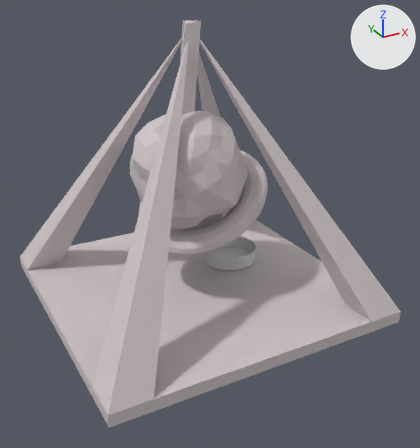
Before and after pictures for a commit that changed the OBJ model JamesModel_Re-Exported/mounted shrink ray.obj.
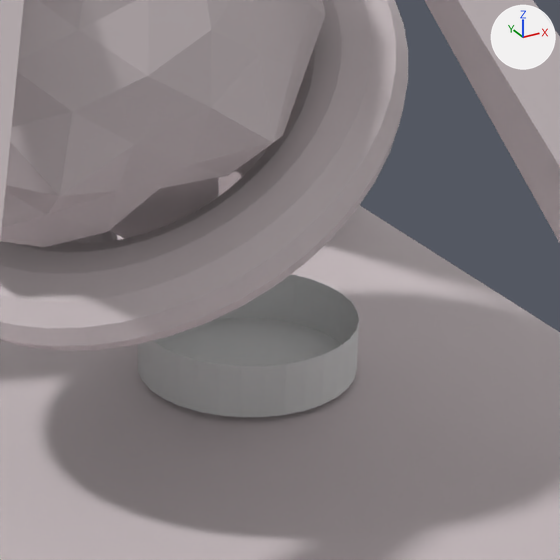
Each version is shown whole from a camera (50 mm lens) standing at (-4.41, -8.66, 5.4) and looking at (-0.19, -0.99, 1.57), then close up on the part from 41% to 72% of the width and 38% to 68% of the height. The lights are fixed; the arrows at upper right show +X, +Y and +Z. Where no turn or scale is listed for an object, it has been applied to the vertices.

The older version as bpy lines, for what is in view:
```python
me_circle = bpy.data.meshes.new('Circle')
me_circle.from_pydata(...)  # 64 vertices, 94 faces; spans x 0.236..1.237, y -0.579..0.423, z 0.308..0.559
me_circle.materials.append(mat_material_002)  # light grey #d1d1d1
me_cube_001 = bpy.data.meshes.new('Cube.001')
me_cube_001.from_pydata(...)  # 2533 vertices, 5036 faces; spans x -2.77..2.23, y -3.04..1.96, z 0.08..4.69
me_cube_001.materials.append(mat_material_001)  # its picture is missing
ob_circle = bpy.data.objects.new('Circle', me_circle)
ob_circle.location = (0.0, 0.0, 0.0)
ob_cube_001 = bpy.data.objects.new('Cube.001', me_cube_001)
ob_cube_001.location = (0.0, 0.0, 0.0)
```
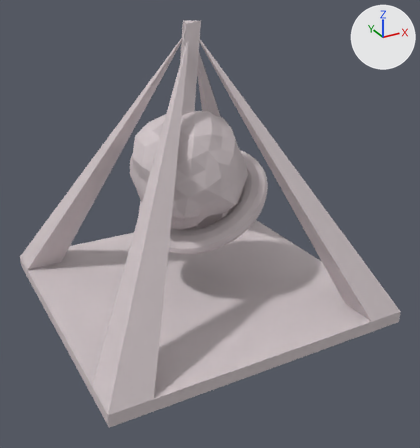
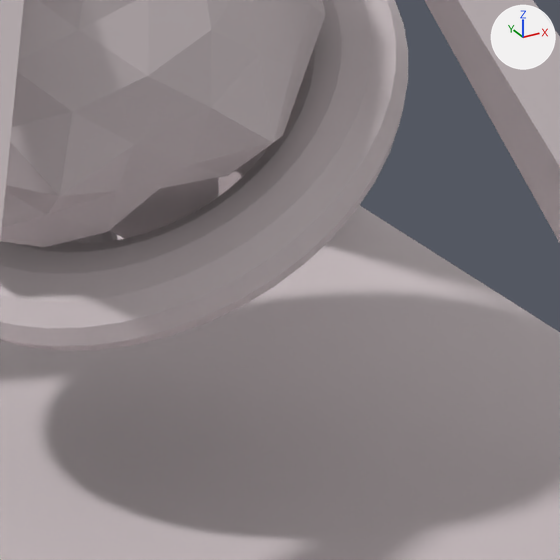
Diff of the bpy script that builds the scene:
```diff
--- a/JamesModel_Re-Exported/mounted shrink ray.obj.py
+++ b/JamesModel_Re-Exported/mounted shrink ray.obj.py
@@ ob_circle @@
-ob_circle = bpy.data.objects.new('Circle', me_circle)
-ob_circle.location = (0.0, 0.0, 0.0)
```

Boxes (x1, y1, x2, y2) around the edits, measured in the close-ups (560 x 560 px):
'Circle', deleted: before (138, 274, 359, 417)
